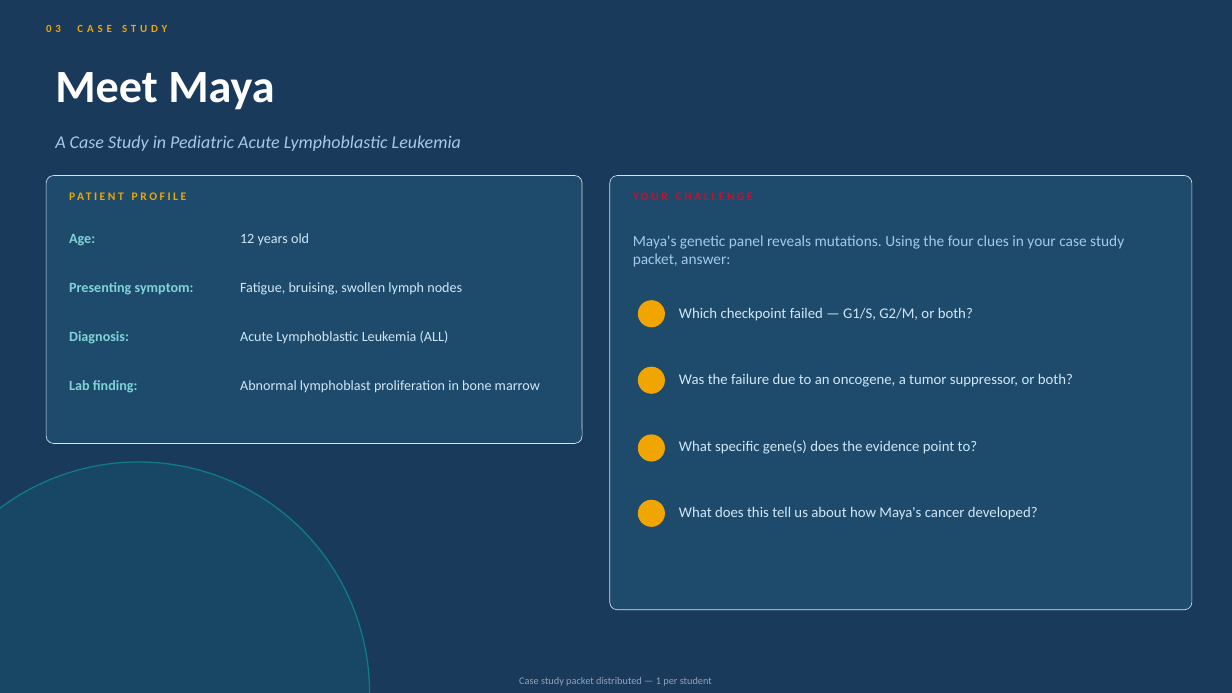
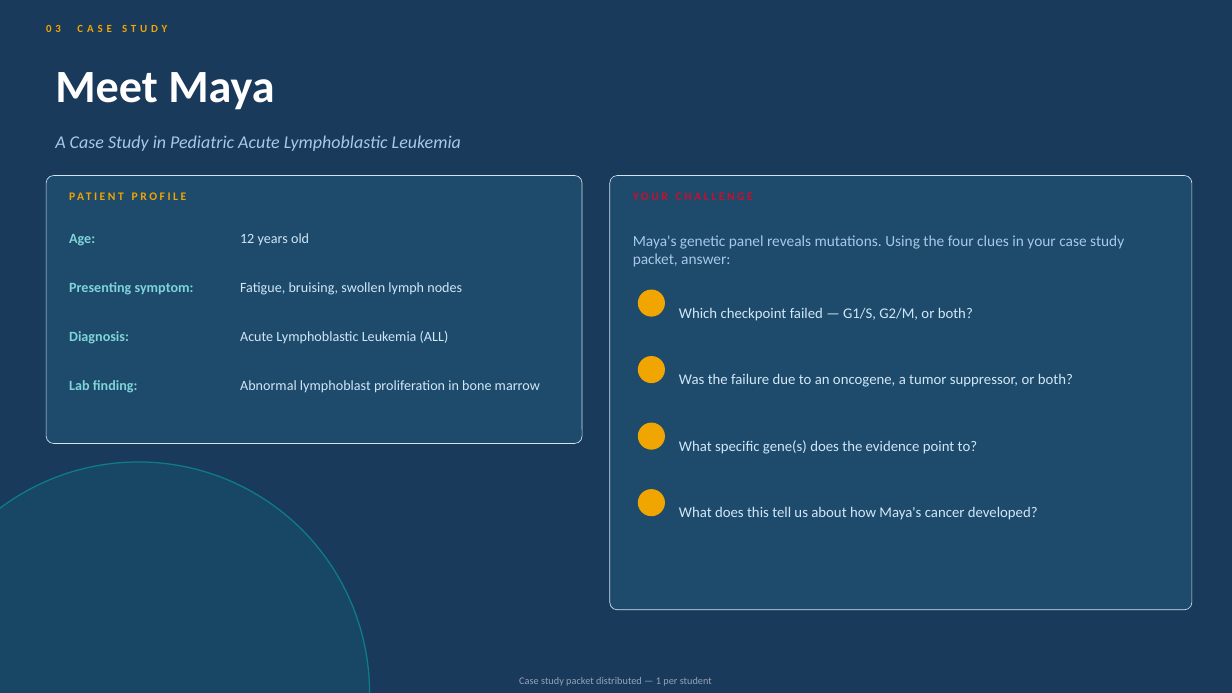
Before and after one commit to lashaudracox/cell-division-gone-wrong, a slide deck: slide 4 of Teacher_Classroom_Deck_Lesson2.pptx. Drawn at 1232x693 pixels with LibreOffice and Linux fonts; fonts in the diff are those of the drawing. Boxes give left, top, right and bottom in pixels: in the first picture for what was removed or moved away, otherwise in the second. Text is boxed around its words. In the diff, an @@ line names an element or a change of style, - is before the commit and + after.

```diff
--- a/Teacher_Classroom_Deck_Lesson2.pptx
+++ b/Teacher_Classroom_Deck_Lesson2.pptx
@@ 4 ellipses: place and size @@
-4 ellipses at (639,301,665,527)
+4 ellipses at (639,290,665,516)
```
Also in this commit, not shown: 2 other slides changed, 19 other files.
